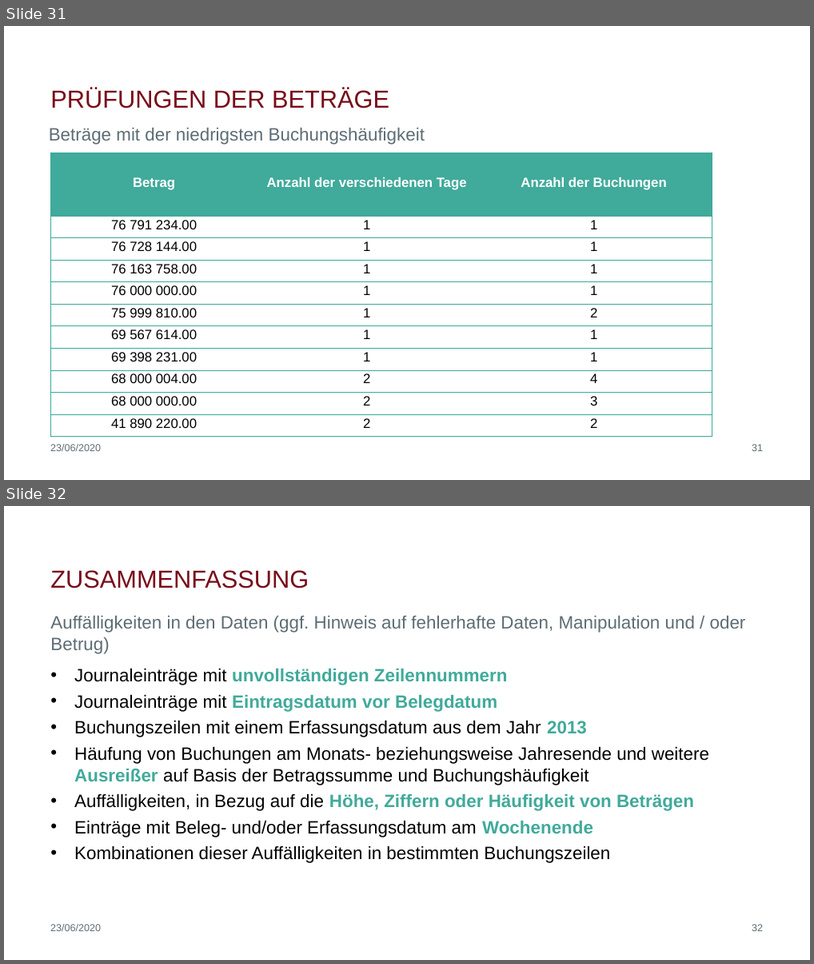
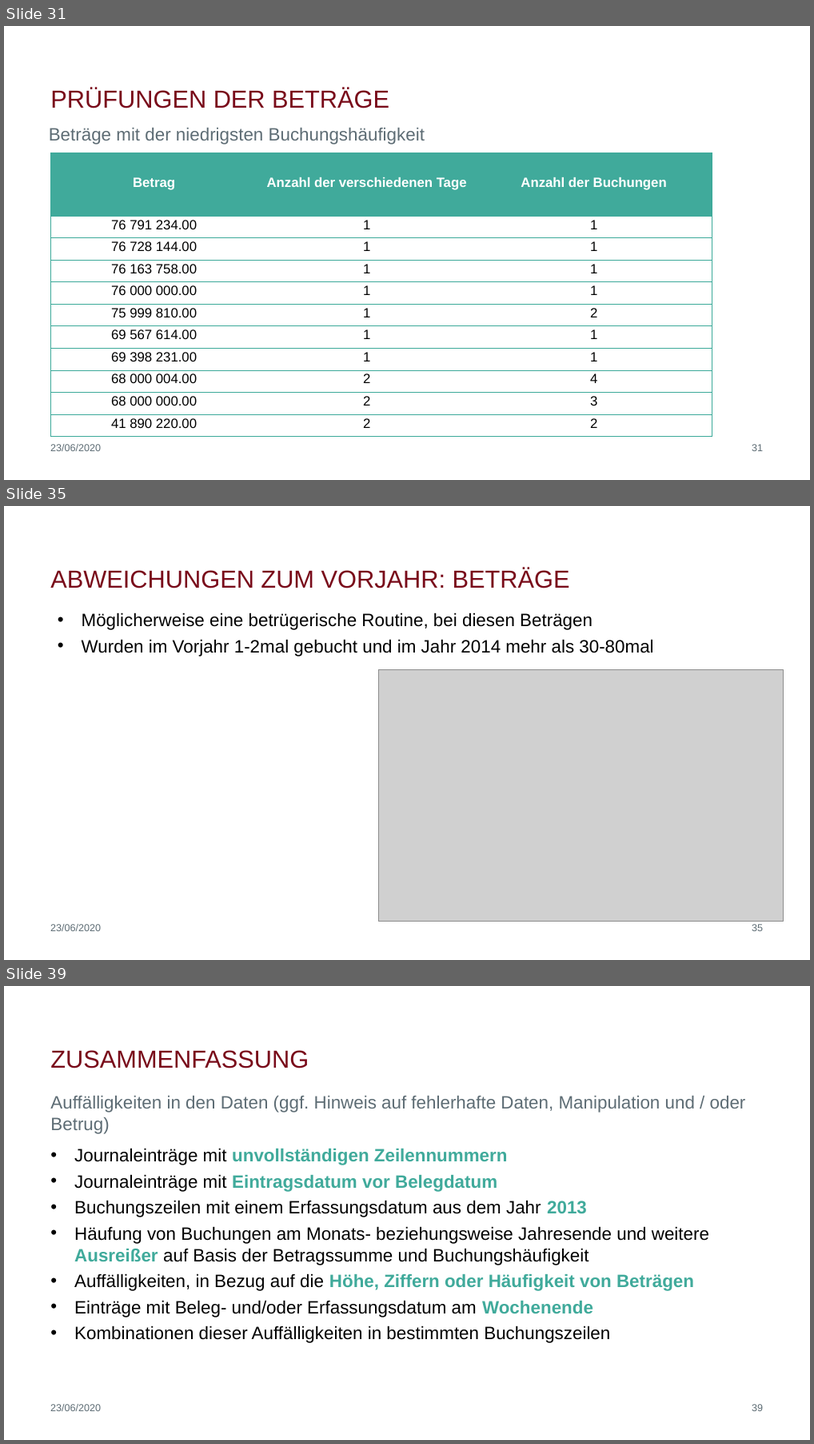
Before and after one commit to biegt/auditing_case_study, a slide deck: 04_output/Präsentation_Case_Study_1_Bieg_Krug.pptx. Shown one above the other, each under a label of ours: slides 31 and 32 before the commit, slides 31, 35 and 39 after it; the slides between them are not shown. The pictures are 814x964 and 814x1444 pixels, drawn with LibreOffice and Linux fonts; fonts in the diff are those of the drawing; grey boxes stand for pictures; background and template pictures are left out. Boxes give left, top, right and bottom in pixels: in the first picture for what was removed or moved away, otherwise in the second. Text is boxed around its words. In the diff, an @@ line names an element or a change of style, - is before the commit and + after.

```diff
--- a/04_output/Präsentation_Case_Study_1_Bieg_Krug.pptx
+++ b/04_output/Präsentation_Case_Study_1_Bieg_Krug.pptx
@@ slide 35 added at (x1=4, y1=506, x2=810, y2=960), background #FFFFFF @@
@@ title added at (x1=50, y1=568, x2=570, y2=588), 29.3 pt, text #790B1A @@
+ABWEICHUNGEN ZUM VORJAHR: BETRÄGE
@@ text added at (x1=82, y1=612, x2=654, y2=656), 21.3 pt, text #000000 @@
+• Möglicherweise eine betrügerische Routine, bei diesen Beträgen
+• Wurden im Vorjahr 1-2mal gebucht und im Jahr 2014 mehr als 30-80mal
@@ picture added at (x1=378, y1=669, x2=783, y2=921) @@
@@ text added at (x1=50, y1=924, x2=101, y2=931), 12 pt, text #5D6C74 @@
+23/06/2020
@@ page number added at (x1=752, y1=924, x2=763, y2=931), 12 pt, text #5D6C74 @@
+35
@@ what was slide 32 is now slide 39 @@
@@ page number at (x1=752, y1=1404, x2=763, y2=1411): text changed @@
-32
+39
```
Also in this commit, not shown: 6 other slides added.
